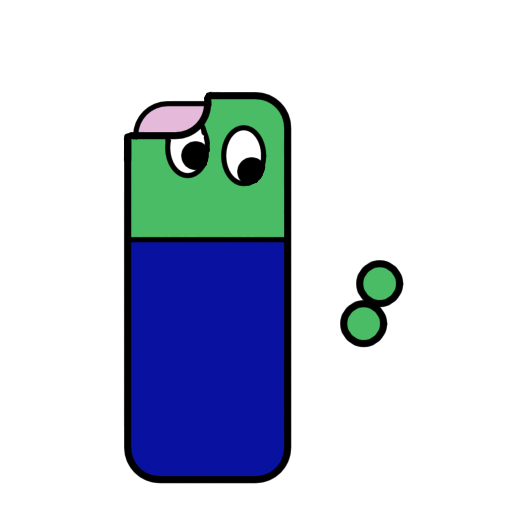
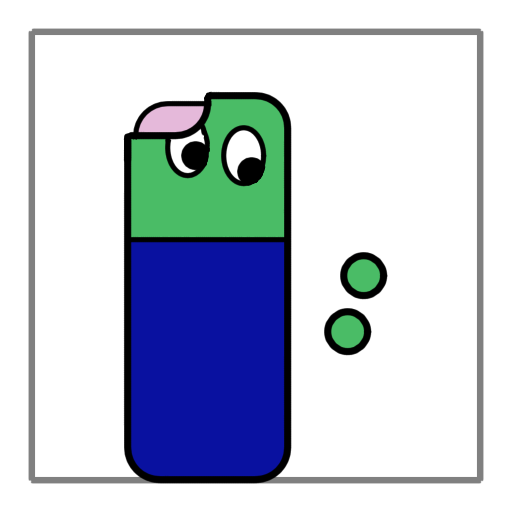
Revision of a layered 512 × 512 image; what changed, layer by layer:
painted on "Color" over [28, 28, 484, 484]
showed "Marco", painted on it over [28, 28, 484, 484]
